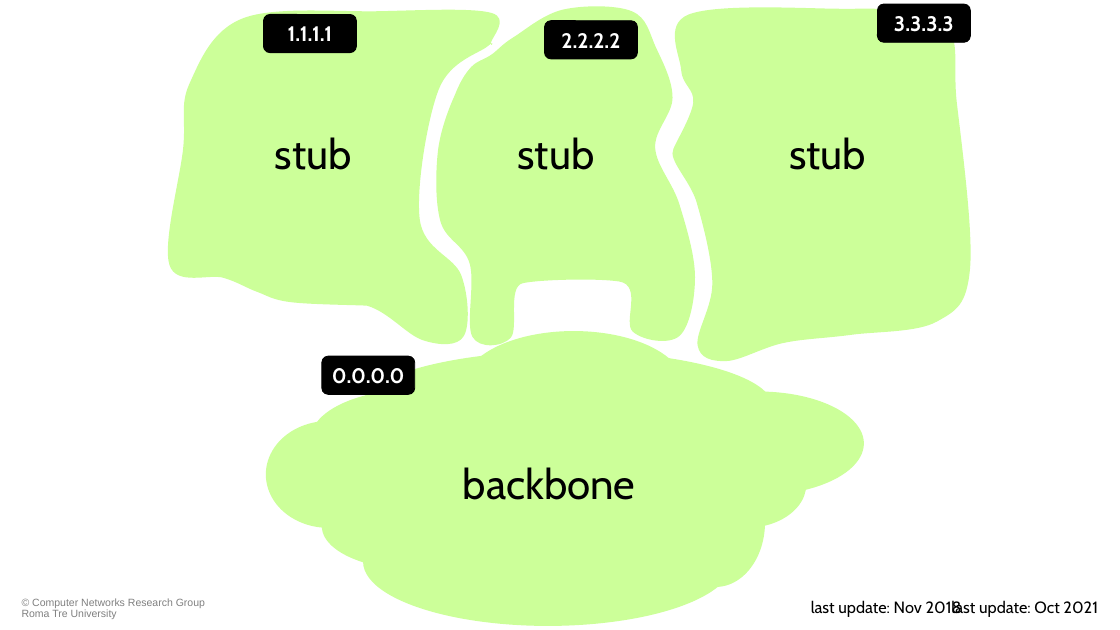
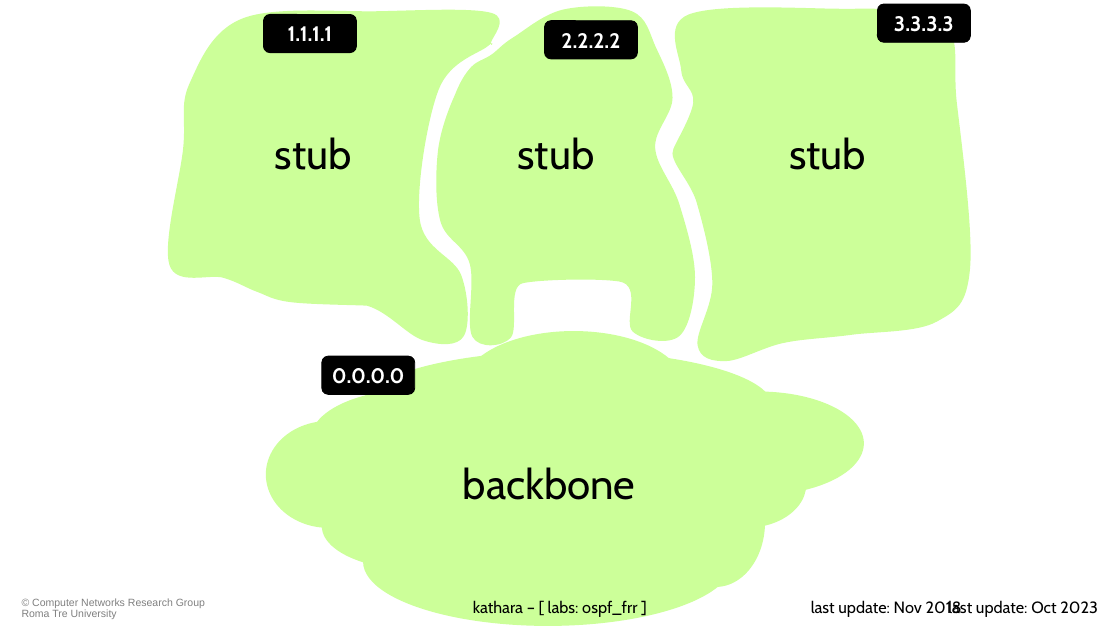
Before and after one commit to KatharaFramework/Kathara-Labs, a slide deck: slide 50 of main-labs/intradomain-routing/frr/ospf/020-kathara-lab_ospf.pptx. Drawn at 1120x630 pixels with LibreOffice and Linux fonts; fonts in the diff are those of the drawing; background and template pictures are left out. Boxes give left, top, right and bottom in pixels: in the first picture for what was removed or moved away, otherwise in the second. Text is boxed around its words. In the diff, an @@ line names an element or a change of style, - is before the commit and + after.

Commit message:
Change last update of OSPF slides

```diff
--- a/main-labs/intradomain-routing/frr/ospf/020-kathara-lab_ospf.pptx
+++ b/main-labs/intradomain-routing/frr/ospf/020-kathara-lab_ospf.pptx
@@ text added at bbox=[473, 600, 637, 617], 14 pt, text #000000 @@
+kathara – [ labs: ospf_frr ]
@@ text at bbox=[948, 600, 1098, 617]: text changed @@
-last update: Oct 2021
+last update: Oct 2023
```
Also in this commit, not shown: 70 other slides changed, 1 other file.
